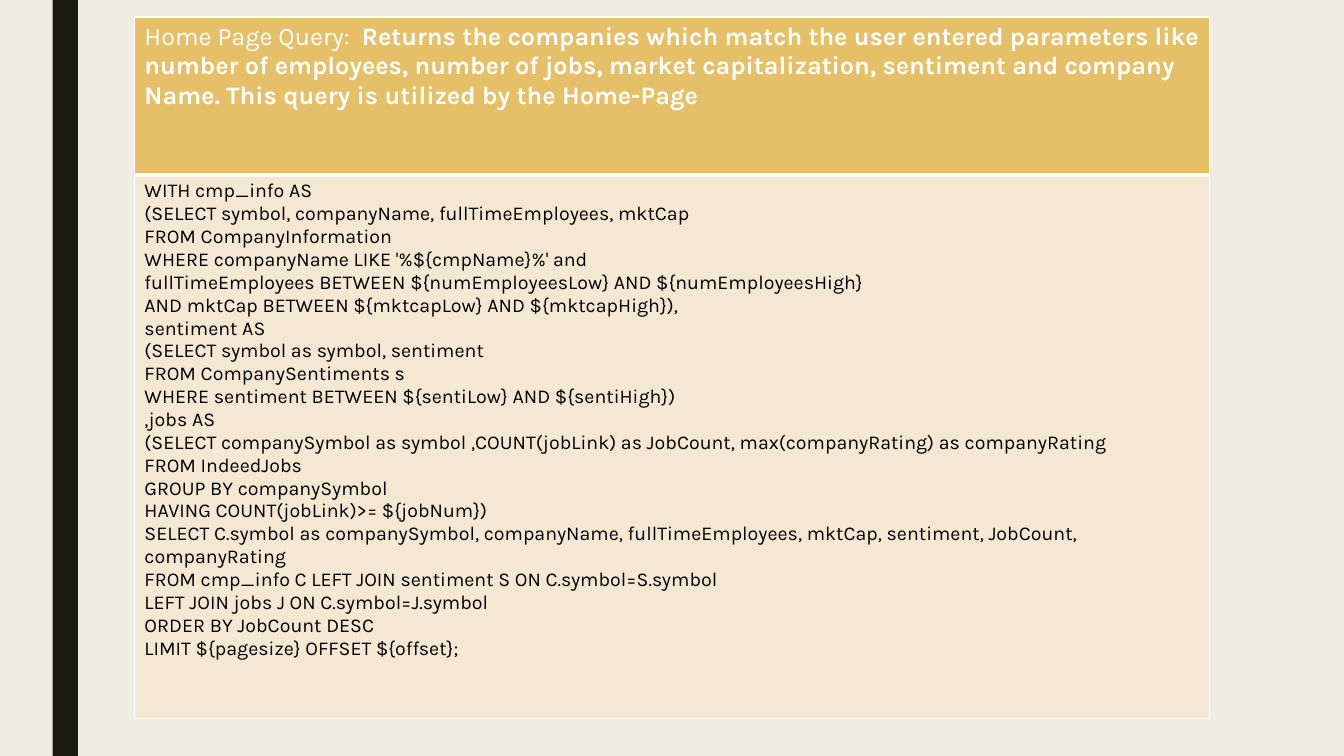
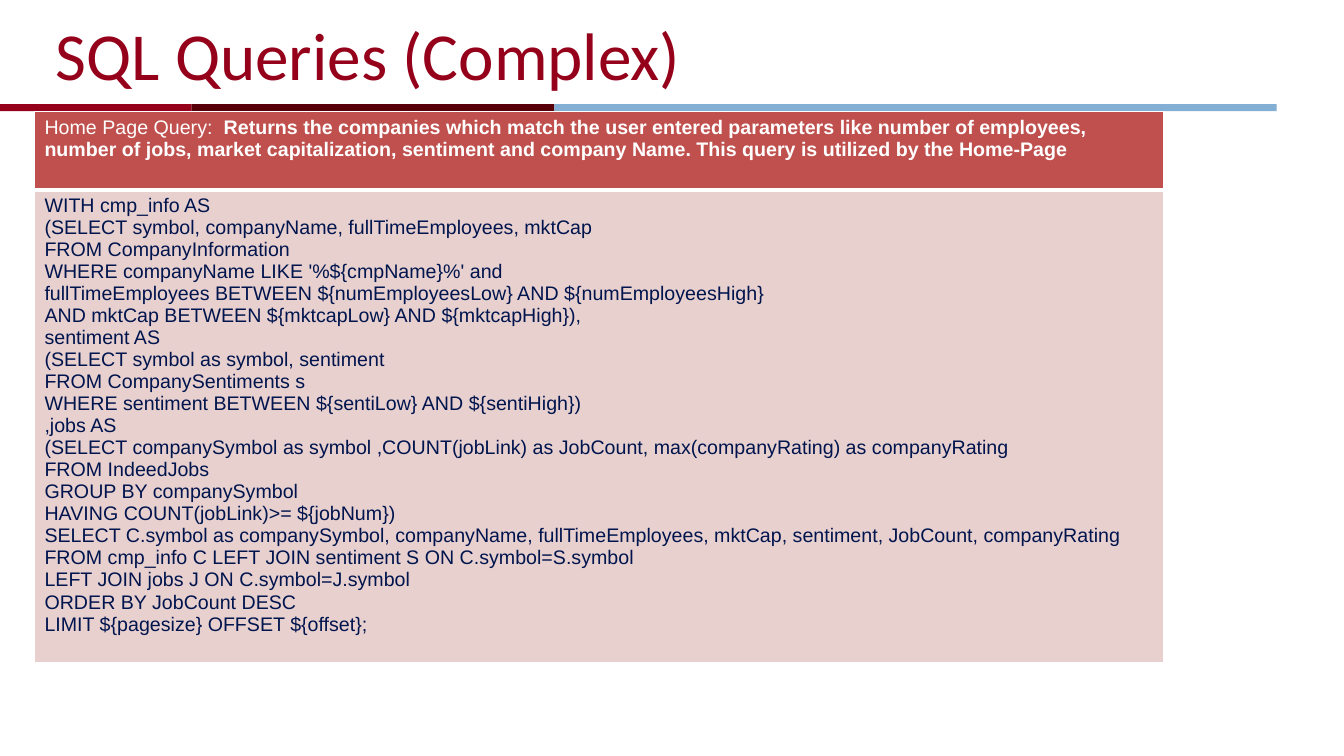
Before and after one commit to ShrivatsAgrawal/CIS550_Project_OPUS, a slide deck: slide 11 of Docs/finalcis550project.pptx. Drawn at 1344x756 pixels with LibreOffice and Linux fonts; fonts in the diff are those of the drawing; background and template pictures are left out. Boxes give left, top, right and bottom in pixels: in the first picture for what was removed or moved away, otherwise in the second. Text is boxed around its words. In the diff, an @@ line names an element or a change of style, - is before the commit and + after.

```diff
--- a/Docs/finalcis550project.pptx
+++ b/Docs/finalcis550project.pptx
@@ background #EFEDE3 to #FFFFFF @@
@@ rectangle removed at bbox=[52, 0, 78, 756] @@
@@ title added at bbox=[56, 31, 680, 91], 48 pt, text #95001A @@
+SQL Queries (Complex)
@@ rectangle added at bbox=[0, 104, 192, 111], fill #95001A @@
@@ table at bbox=[34, 112, 1164, 694] @@
@@ fill #E6C069 to #C0504D in row 1, column 1 @@
@@ fill #F5E8D4 to #E8D0D0 in row 2, column 1 @@
@@ size 18 to 14 pt in "Home Page Query: Returns the companies which ..." @@
@@ font Karla to Arial @@
@@ text colour #000000 to #00144D in "WITH cmp_info AS", "(SELECT symbol, companyName, fullTimeEmployees, mktCap", "FROM CompanyInformation", "WHERE companyName LIKE '%${cmpName}%' and" and 16 more places @@
@@ table: place and size @@
-table at bbox=[134, 17, 1210, 722]
+table at bbox=[34, 112, 1164, 694]
@@ rectangle added at bbox=[192, 104, 555, 111], fill #57000A @@
@@ rectangle added at bbox=[555, 104, 1277, 111], fill #82AFD3 @@
```
Also in this commit, not shown: 16 other slides changed, 1 slide added, 1 slide removed.
